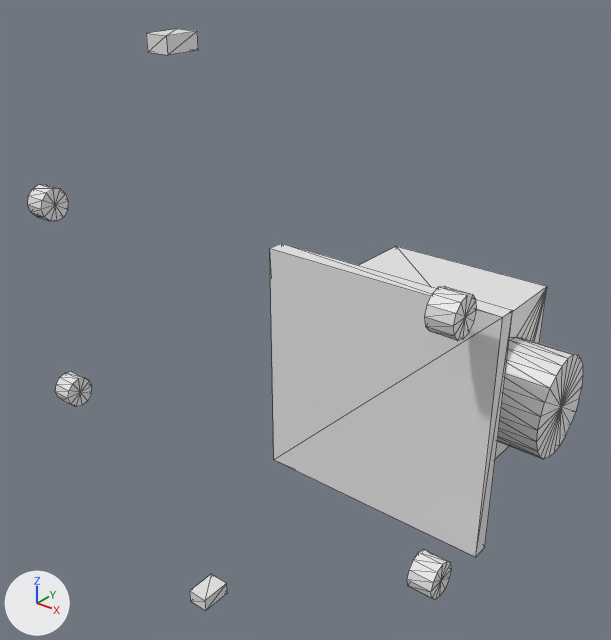
Renders of the OBJ model assets/meshes/drones/phantom4/phantom4__camera.obj from each side of a commit.
Before and after are seen from a 50 mm lens placed at (0.18, -0.156, 0.135), pointed at (0.014, 0.051, 0.006). Arrows for +X, +Y and +Z are at lower left; the lights stay in place. The first picture is the older version. Mesh edges are drawn as thin lines. Where no turn or scale is listed for an object, it has been applied to the vertices.

Names of what the first picture shows: 'phantom4__camera'.
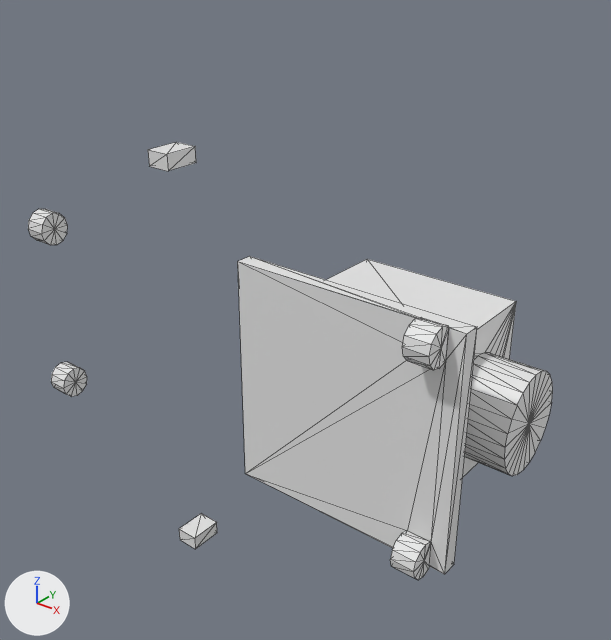
What differs and where, as boxes [x1, y1, x2, y2] in the pictures (611 x 640 px; the box of a moved part takes in the faces that stretch with it):
'phantom4__camera', reshaped (25% shorter): before [28, 29, 583, 611]; after [28, 142, 553, 580]
part 1 of me_phantom4__camera, moved or reshaped: before [55, 372, 92, 407]; after [51, 362, 87, 397]
part 2 of me_phantom4__camera, moved or reshaped: before [28, 184, 69, 221]; after [28, 209, 68, 245]
part 3 of me_phantom4__camera, moved or reshaped: before [190, 574, 227, 611]; after [179, 514, 217, 549]
part 4 of me_phantom4__camera, moved or reshaped: before [146, 29, 198, 55]; after [148, 142, 196, 171]
part 5 of me_phantom4__camera, rebuilt: before [270, 243, 583, 557]; after [238, 256, 553, 580]
part 6 of me_phantom4__camera, deleted: before [407, 549, 452, 600]
part 7 of me_phantom4__camera, deleted: before [425, 286, 477, 340]

Edits to the bpy script that builds the scene:
```text
Change me_phantom4__camera:
    used by ob_phantom4__camera; location = (0.0, 0.0, 0.0)
    remove me_phantom4__camera.from_pydata(...)  # 261 vertices, 486 faces; spans x -0.081..0.104, y 0.008..0.086, z -0.104..0.104
    add me_phantom4__camera.from_pydata(...)  # 261 vertices, 494 faces; spans x -0.078..0.1, y 0.005..0.07, z -0.072..0.072
    me_phantom4__camera part 1: the loose piece of 26 vertices spanning x -0.081..-0.073, y 0.01..0.022, z -0.045..-0.033 is moved by (0.003, -0.004, 0.007)
    me_phantom4__camera part 2: the loose piece of 26 vertices spanning x -0.081..-0.073, y 0.01..0.022, z 0.033..0.045 is moved by (0.003, -0.004, -0.007)
    me_phantom4__camera part 3: the loose piece of 8 vertices spanning x -0.008..0.0, y 0.008..0.02, z -0.104..-0.099 is moved by (0.0, -0.003, 0.032)
    me_phantom4__camera part 4: the loose piece of 8 vertices spanning x -0.008..0.0, y 0.008..0.02, z 0.099..0.104 is moved by (0.0, -0.003, -0.032)
    me_phantom4__camera part 5: the loose piece of 97 vertices spanning x 0.017..0.104, y 0.03..0.086, z -0.04..0.04 is rebuilt with 149 vertices and now spans x 0.015..0.1, y 0.008..0.07, z -0.041..0.041
    me_phantom4__camera part 6: the loose piece of 26 vertices spanning x 0.084..0.092, y 0.012..0.024, z -0.049..-0.037 is deleted
    me_phantom4__camera part 7: the loose piece of 26 vertices spanning x 0.084..0.092, y 0.012..0.024, z 0.037..0.049 is deleted
    other edits to the shape of me_phantom4__camera do not show in these pictures
```
